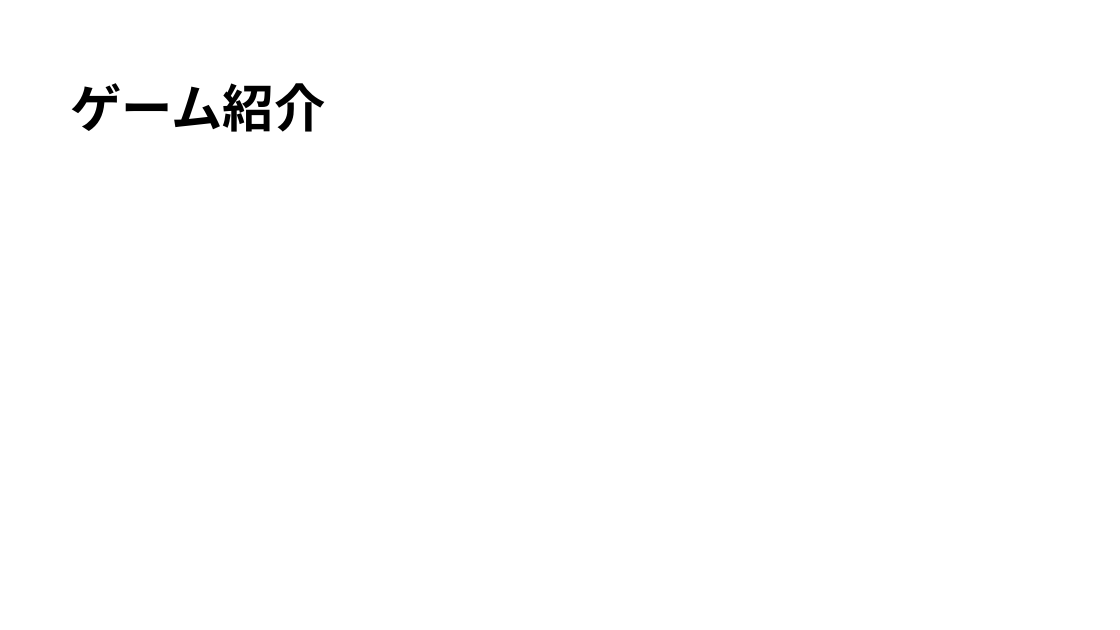
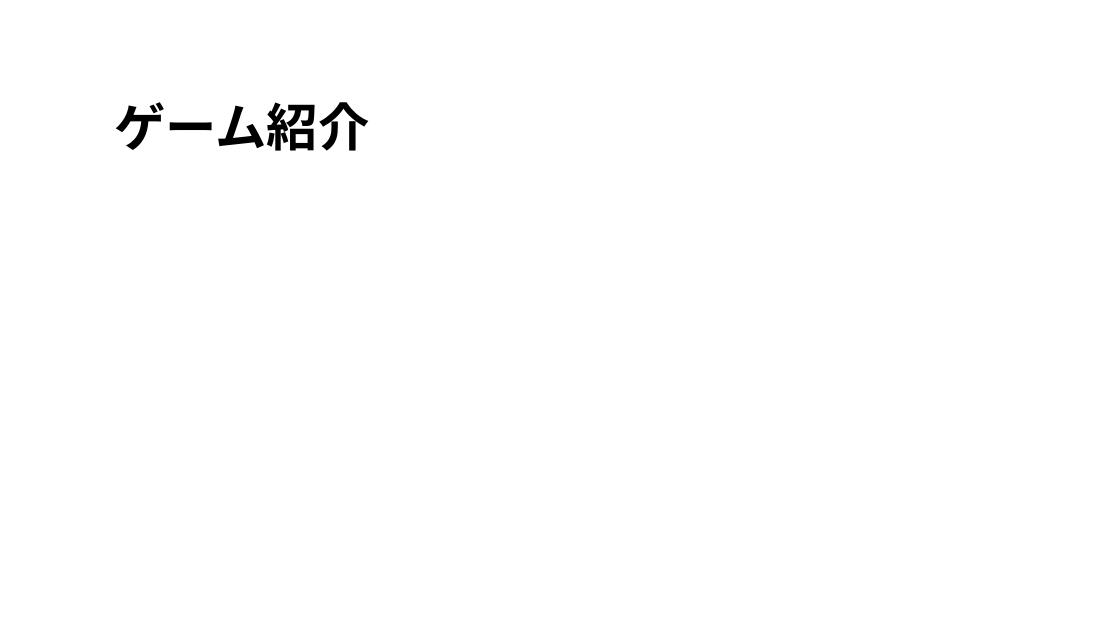
Before and after one commit to alto1412/Yokoari1207, a slide deck: slide 3 of よこありくんのプレゼンa.pptx (slide 4 before the commit). Drawn at 1120x630 pixels with LibreOffice and Linux fonts; fonts in the diff are those of the drawing; background and template pictures are left out. Boxes give left, top, right and bottom in pixels: in the first picture for what was removed or moved away, otherwise in the second. Text is boxed around its words. In the diff, an @@ line names an element or a change of style, - is before the commit and + after.

```diff
--- a/よこありくんのプレゼンa.pptx
+++ b/よこありくんのプレゼンa.pptx
@@ title "ゲーム紹介": place and size @@
-title "ゲーム紹介" at bbox=[70, 83, 325, 132]
+title "ゲーム紹介" at bbox=[114, 102, 369, 151]
```
Also in this commit, not shown: 6 other slides changed, 1 slide added, 2 slides removed, 1 other file.
